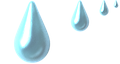
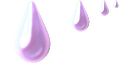
Before/after of a 120 x 64 layered artwork. What changed in the layer stack:
added layer "purple mixture" above "yellow mixture" over (11, 0, 120, 63)
added layer "yellow mixture" above "green slurry" over (11, 0, 120, 63)
added layer "green slurry" above "blue slurry" over (11, 0, 120, 63)
added layer "blue slurry" above "red slurry" over (11, 0, 120, 63)
added layer "red slurry" above "Slurry" over (11, 0, 120, 63)
